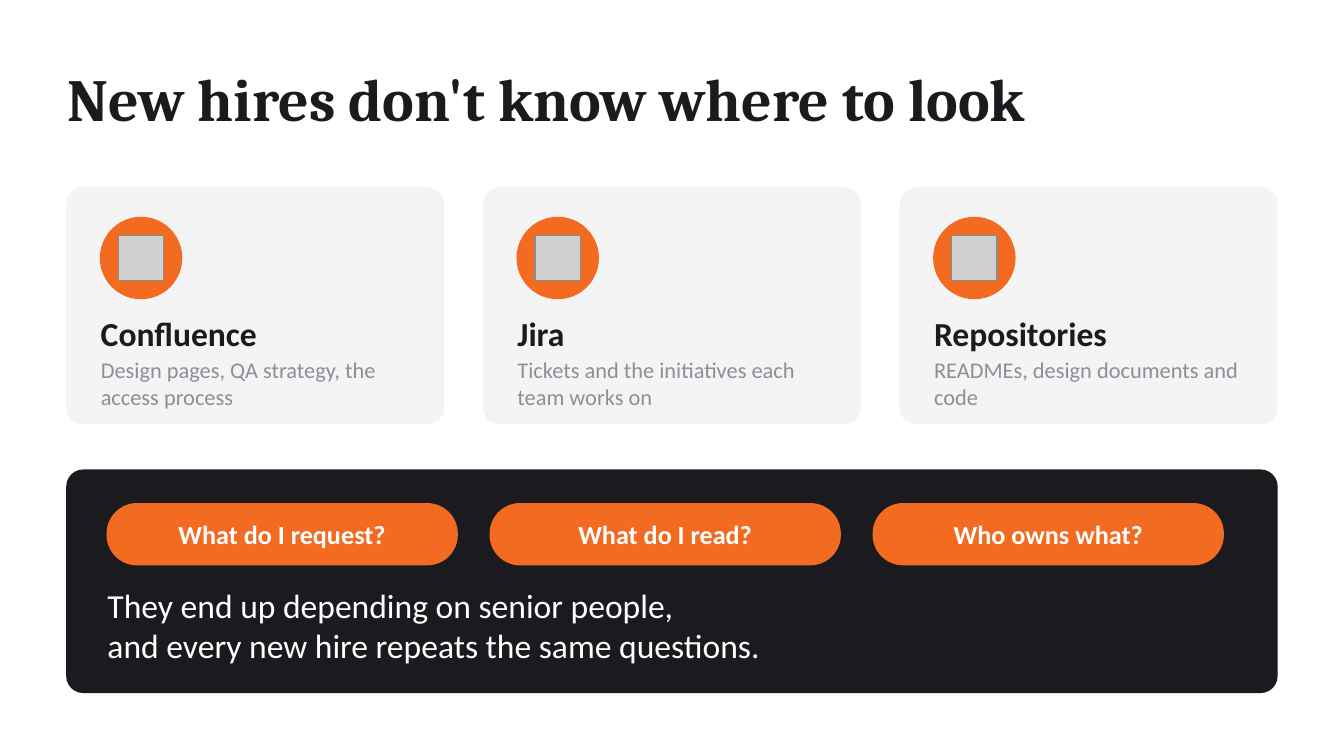
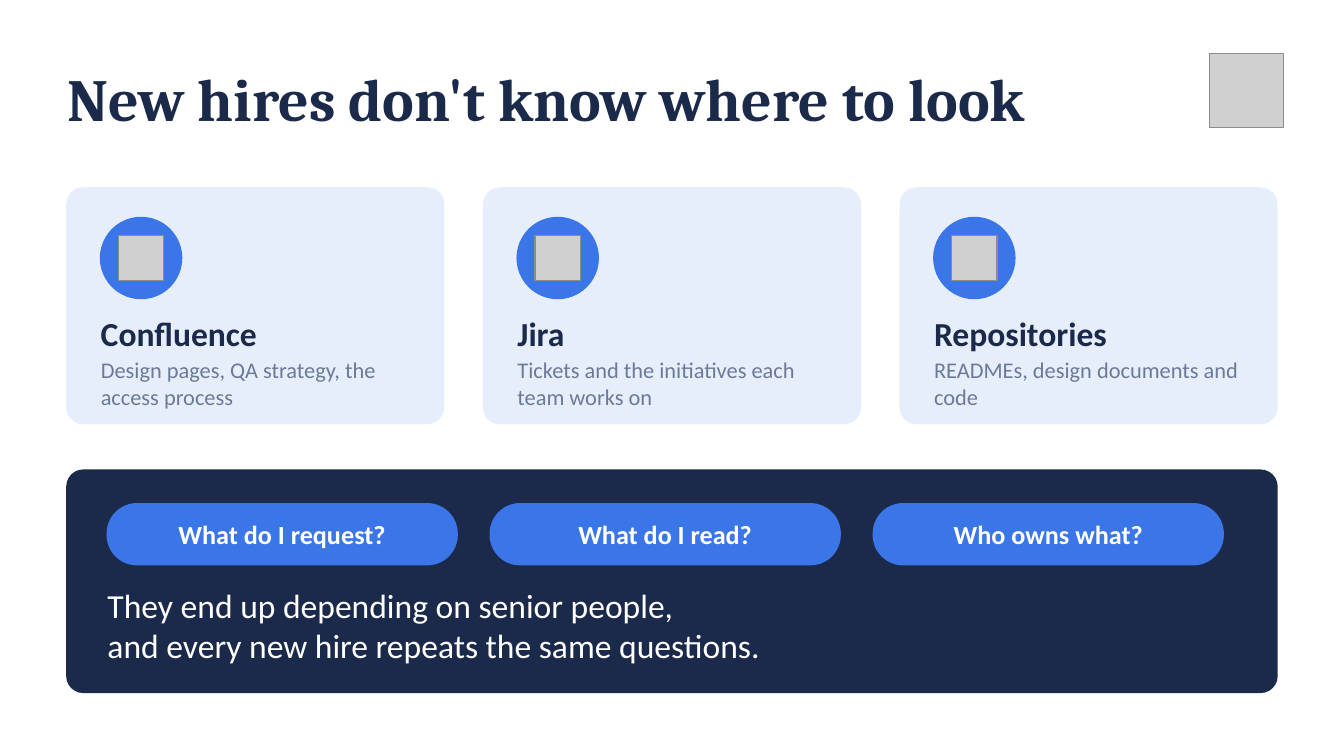
Before and after one commit to AlexCastandcrew/OnboardingAgent, a slide deck: slide 2 of docs/Moltres-Agent-intro.pptx. Drawn at 1344x756 pixels with LibreOffice and Linux fonts; fonts in the diff are those of the drawing; grey boxes stand for pictures. Boxes give left, top, right and bottom in pixels: in the first picture for what was removed or moved away, otherwise in the second. Text is boxed around its words. In the diff, an @@ line names an element or a change of style, - is before the commit and + after.

```diff
--- a/docs/Moltres-Agent-intro.pptx
+++ b/docs/Moltres-Agent-intro.pptx
@@ text colour #1B1B1F to #1B2A4A in 4 elements at [101,322,257,347], [517,322,564,347], [934,322,1107,352], [67,79,1025,122] @@
@@ picture added at [1210,54,1284,128] @@
@@ fill #F4F4F5 to #E6EEFC; outline #F4F4F5 1 pt to #E6EEFC 1 pt in 3 elements at [67,188,444,423], [484,188,860,423], [900,188,1277,423] @@
@@ text colour #8A8F98 to #6B7A99 in 3 elements at [101,362,375,409], [517,362,795,405], [934,362,1238,405] @@
@@ rounded rectangle at [67,470,1277,692]: fill #1B1B1F to #1B2A4A; outline #1B1B1F 1 pt to #1B2A4A 1 pt @@
@@ fill #F26B21 to #3B76E8; outline #F26B21 1 pt to #3B76E8 1 pt in 6 elements at [101,218,181,298], [517,218,598,298], [934,218,1015,298], [491,504,840,564], [874,504,1223,564], [108,504,457,564] @@
```
Also in this commit, not shown: 3 other slides changed, 1 slide added, 34 other files.
